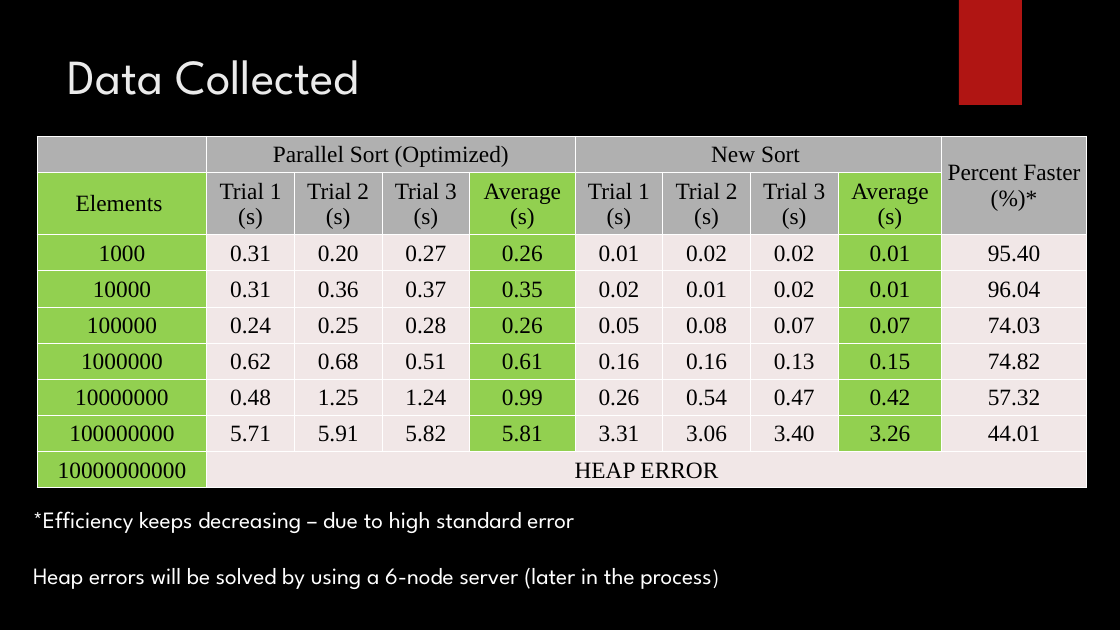
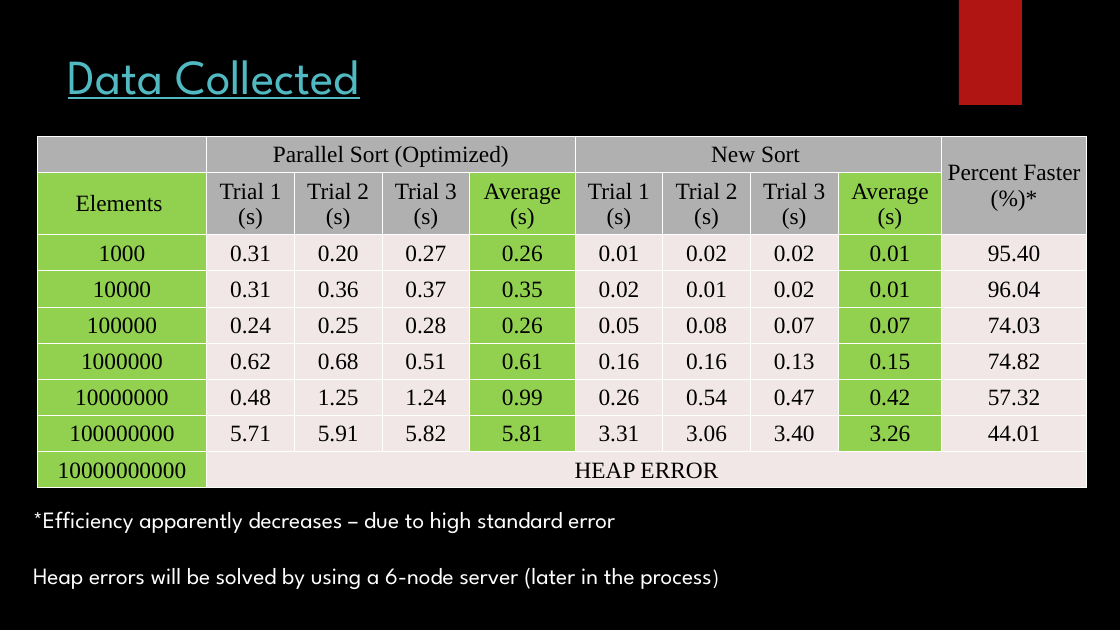
Before and after one commit to SoumyaMishra8/Statistical-Analysis-Sorting-Algorithm, a slide deck: slide 13 of Progress Report for Project 10_13_17.pptx (slide 11 before the commit). Drawn at 1120x630 pixels with LibreOffice and Linux fonts; fonts in the diff are those of the drawing; background and template pictures are left out. Boxes give left, top, right and bottom in pixels: in the first picture for what was removed or moved away, otherwise in the second. Text is boxed around its words. In the diff, an @@ line names an element or a change of style, - is before the commit and + after.

```diff
--- a/Progress Report for Project 10_13_17.pptx
+++ b/Progress Report for Project 10_13_17.pptx
@@ title "Data Collected" at box(68, 60, 359, 99): text colour #EBEBEB to #50B9C1, underline on @@
@@ text at box(33, 511, 615, 533): text changed @@
-*Efficiency keeps decreasing – due to high standard error
+*Efficiency apparently decreases – due to high standard error
```
Also in this commit, not shown: 9 other slides changed, 3 slides added.
